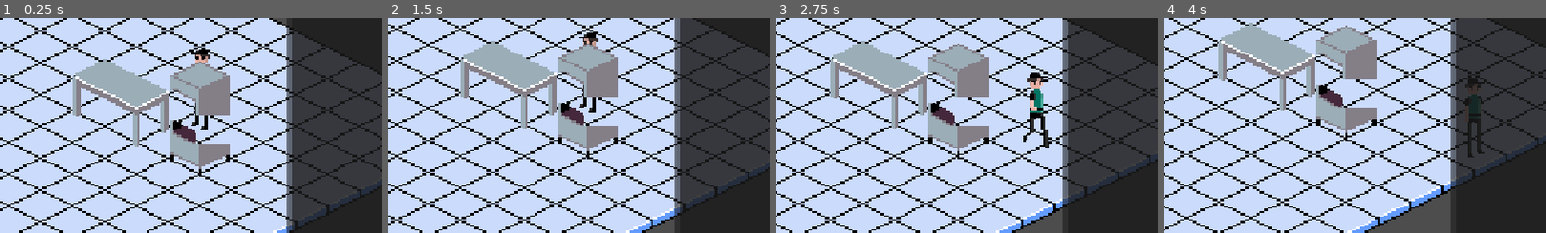
Above: before the commit, frames 1-4 (left to right).
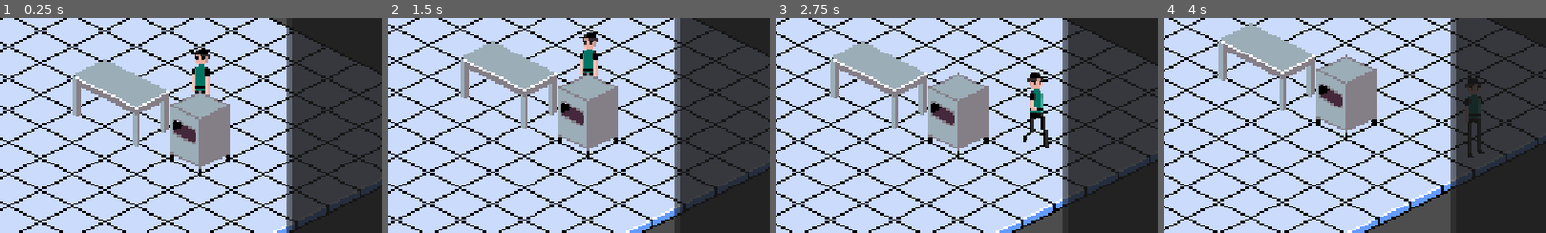
Above: after the commit, the same moments.

Repository: Evil-As-Shit/P-Za
Game: Godot game, scene res://scenes/world/world.tscn
Two runs of this game, one before a commit and one after it. Both use one fixed random seed, a clock stepped at 60 frames per second and the inputs below.
Inputs (mouse positions are % of the whole screen's width and height, from its top left):
- Up to frame 1 (0.25 s): no input
- Up to frame 2 (1.5 s): move the mouse to (72, 45) at 0.52 s; tap S (camera_pan_down) at 0.6 s; click (72, 45) at 0.67 s; tap Enter at 1.25 s; drag from (30, 55) to (45, 70) at 1.27 s
- Up to frame 3 (2.75 s): move the mouse to (60, 28) at 2.02 s; tap D (camera_pan_right) at 2.1 s; click (60, 28) at 2.17 s
- Up to frame 4 (4 s): drag from (45, 70) to (20, 35) at 2.77 s; move the mouse to (80, 65) at 3.52 s; tap S (camera_pan_down) at 3.6 s; click (80, 65) at 3.67 s
The pictures show only the part of the screen within x 36-86%, y 20-70%; the shares and areas given below are measured in that part.

The runs differ from the first frame. In frame 1, 4.4% of the frame differs, in the area x 44-61%, y 20-59%; in frame 2, 4.4%; in frame 3, 4.5%, in the area x 39-56%, y 12-51%; in frame 4, 4.5%.

Commit message:
Join oven top over the pizza, add phone animations
Stations can have a cover layer drawn over their item. The small oven's top
half is now that cover, lowered onto the bottom half, so the pizza sits inside.
Adds phone_down/phone_up from the new idle-row frames (not used yet).

Diff:
--- a/resources/pawns/pawn_sprite_frames.tres
+++ b/resources/pawns/pawn_sprite_frames.tres
@@ -17,6 +17,22 @@
 [sub_resource type="AtlasTexture" id="AtlasTexture_dapas"]
 atlas = ExtResource("1_1in7x")
 region = Rect2(45, 88, 15, 44)
+
+[sub_resource type="AtlasTexture" id="AtlasTexture_phone_d1"]
+atlas = ExtResource("1_1in7x")
+region = Rect2(60, 88, 15, 44)
+
+[sub_resource type="AtlasTexture" id="AtlasTexture_phone_d2"]
+atlas = ExtResource("1_1in7x")
+region = Rect2(75, 88, 15, 44)
+
+[sub_resource type="AtlasTexture" id="AtlasTexture_phone_u1"]
+atlas = ExtResource("1_1in7x")
+region = Rect2(90, 88, 15, 44)
+
+[sub_resource type="AtlasTexture" id="AtlasTexture_phone_u2"]
+atlas = ExtResource("1_1in7x")
+region = Rect2(105, 88, 15, 44)
 
 [sub_resource type="AtlasTexture" id="AtlasTexture_doc8t"]
 atlas = ExtResource("1_1in7x")
@@ -104,6 +120,28 @@
 }],
 "loop": 1,
 "name": &"idle_up",
+"speed": 2.0
+}, {
+"frames": [{
+"duration": 1.0,
+"texture": SubResource("AtlasTexture_phone_d1")
+}, {
+"duration": 1.0,
+"texture": SubResource("AtlasTexture_phone_d2")
+}],
+"loop": 1,
+"name": &"phone_down",
+"speed": 2.0
+}, {
+"frames": [{
+"duration": 1.0,
+"texture": SubResource("AtlasTexture_phone_u1")
+}, {
+"duration": 1.0,
+"texture": SubResource("AtlasTexture_phone_u2")
+}],
+"loop": 1,
+"name": &"phone_up",
 "speed": 2.0
 }, {
 "frames": [{
--- a/resources/stations/small_oven.tres
+++ b/resources/stations/small_oven.tres
@@ -5,15 +5,22 @@
 [ext_resource type="Resource" path="res://resources/tasks/bake.tres" id="2_task"]
 [ext_resource type="Texture2D" path="res://Assets/Sprites/Small_Oven.png" id="3_oven"]
 
-[sub_resource type="AtlasTexture" id="AtlasTexture_facing0"]
+[sub_resource type="AtlasTexture" id="AtlasTexture_bottom0"]
 atlas = ExtResource("3_oven")
-region = Rect2(0, 64, 32, 64)
+region = Rect2(0, 96, 32, 32)
+margin = Rect2(0, 32, 0, 32)
+
+[sub_resource type="AtlasTexture" id="AtlasTexture_top0"]
+atlas = ExtResource("3_oven")
+region = Rect2(0, 64, 32, 32)
+margin = Rect2(0, 15, 0, 32)
 
 [resource]
 script = ExtResource("1_data")
 display_name = "Small Oven"
 task_types = Array[ExtResource("2_task_type")]([ExtResource("2_task")])
 footprint = Vector2i(1, 1)
-facing_textures = Array[Texture2D]([SubResource("AtlasTexture_facing0")])
+facing_textures = Array[Texture2D]([SubResource("AtlasTexture_bottom0")])
+cover_textures = Array[Texture2D]([SubResource("AtlasTexture_top0")])
 work_spot = Vector2i(0, 1)
 item_offset = Vector2(0, -17)
--- a/scenes/stations/station.tscn
+++ b/scenes/stations/station.tscn
@@ -7,3 +7,8 @@
 
 [node name="Sprite" type="Sprite2D" parent="."]
 centered = false
+
+[node name="ItemSlot" type="Node2D" parent="."]
+
+[node name="Cover" type="Sprite2D" parent="."]
+centered = false
--- a/scripts/stations/station.gd
+++ b/scripts/stations/station.gd
@@ -15,6 +15,9 @@
 var _item: Item = null
 
 @onready var _sprite: Sprite2D = $Sprite
+## Items are parented here so they draw between the station art and its cover.
+@onready var _item_slot: Node2D = $ItemSlot
+@onready var _cover: Sprite2D = $Cover
 
 
 ## Snaps the station onto the floor and lines its art up with its footprint.
@@ -41,11 +44,16 @@
 	# on that row (beside or in front of the station) draw over it.
 	global_position = Vector2(centroid.x, front_y - 1.0)
 
-	var texture: Texture2D = data.get_texture(facing)
-	_sprite.texture = texture
-	_sprite.centered = false
+	_line_up(_sprite, data.get_texture(facing), left, bottom)
+	_line_up(_cover, data.get_cover_texture(facing), left, bottom)
+
+
+## Places a texture so its left edge and bottom row meet the footprint's corners.
+static func _line_up(sprite: Sprite2D, texture: Texture2D, left: float, bottom: float) -> void:
+	sprite.texture = texture
+	sprite.centered = false
 	if texture != null:
-		_sprite.global_position = Vector2(left, bottom - texture.get_height())
+		sprite.global_position = Vector2(left, bottom - texture.get_height())
 
 
 func can_do(task_type: TaskType) -> bool:
@@ -61,7 +69,7 @@
 func put_item(item: Item) -> void:
 	_item = item
 	item.station = self
-	item.reparent(self, false)
+	item.reparent(_item_slot, false)
 	item.global_position = _item_position
 
 
--- a/scripts/stations/station_data.gd
+++ b/scripts/stations/station_data.gd
@@ -11,6 +11,9 @@
 ## Sprite for each facing (0-3). Each texture's left edge and bottom row must line up
 ## with the footprint's leftmost corner and floor-level bottom corner.
 @export var facing_textures: Array[Texture2D] = []
+## Optional art drawn over the station's item (e.g. an oven's top half), per facing.
+## Lined up the same way as facing_textures, so make them the same height.
+@export var cover_textures: Array[Texture2D] = []
 ## Cell, relative to the origin at facing 0, where a pawn stands to work.
 @export var work_spot: Vector2i = Vector2i(0, 1)
 ## Footprint cell, relative to the origin at facing 0, that an item sits over.
@@ -49,6 +52,14 @@
 
 
 func get_texture(facing: int) -> Texture2D:
-	if facing_textures.is_empty():
+	return _pick(facing_textures, facing)
+
+
+func get_cover_texture(facing: int) -> Texture2D:
+	return _pick(cover_textures, facing)
+
+
+static func _pick(textures: Array[Texture2D], facing: int) -> Texture2D:
+	if textures.is_empty():
 		return null
-	return facing_textures[posmod(facing, facing_textures.size())]
+	return textures[posmod(facing, textures.size())]
Binary file changed: Assets/Sprites/pawn_sheet.png
Not shown, changed: GDD.md
Not shown, changed: docs/sprite_list.md
